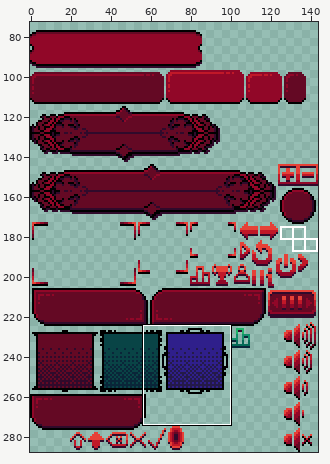
Two states of a sprite sheet, Assets/Sprites/ButtonsUI.png. The picture above shows the old version from afar; the outline marks the close-up.
Close-up. Earlier state:
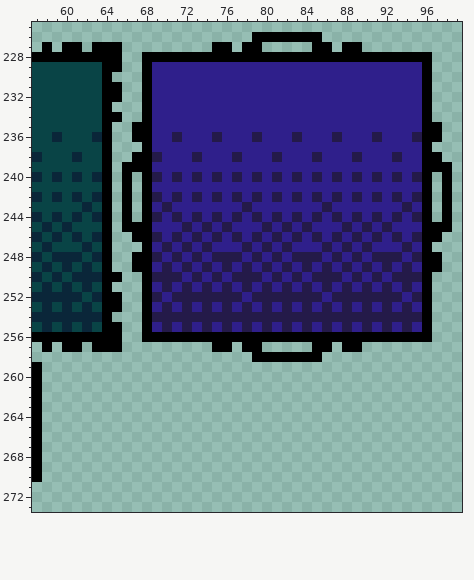
The file is 144x288 pixels. Shown: x 57..99, y 225..273. The wide view leaves out empty margins.
The same view after the edit:
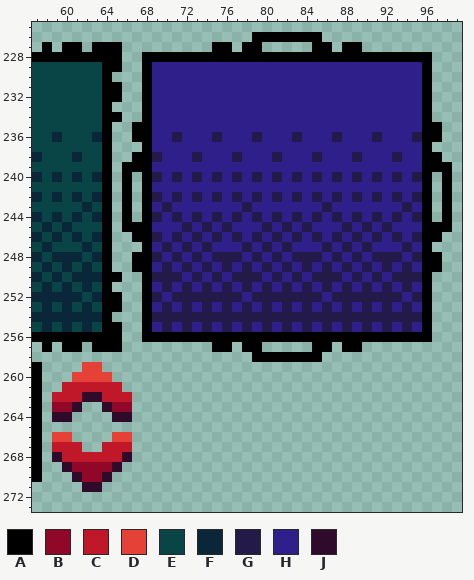
Palette (. is transparent): A #000000  B #910728  C #c01828  D #e64137  E #094446  F #0a2639  G #241a49  H #2f1f8b  J #300a2b
Difference:
Colour B now appears in row 263 at x 59 to 60 and 65 to 66; in row 269 at x 61 to 64; in row 270 at x 62 to 63.
Colour C now appears in row 261 at x 60 to 65; in row 262 at x 59 to 61 and 64 to 66; in row 267 at x 59 to 61 and 64 to 66; in row 268 at x 60 to 65.
Colour D now appears in row 259 at x 62 to 63; in row 260 at x 61 to 64; in row 266 at x 59 to 60 and 65 to 66.
Colour J now appears in row 262 at x 62 to 63; in row 263 at x 61 and 64; in row 264 at x 59 to 60 and 65 to 66; in row 268 at x 59 and 66; in row 269 at x 60 and 65; in row 270 at x 61 and 64.
Colour J now appears in row 271 at x 62 to 63.
Boxes around the changes in both close-ups, in picture pixels (x1, y1, x2, y2):
added: (52, 362, 132, 492)
